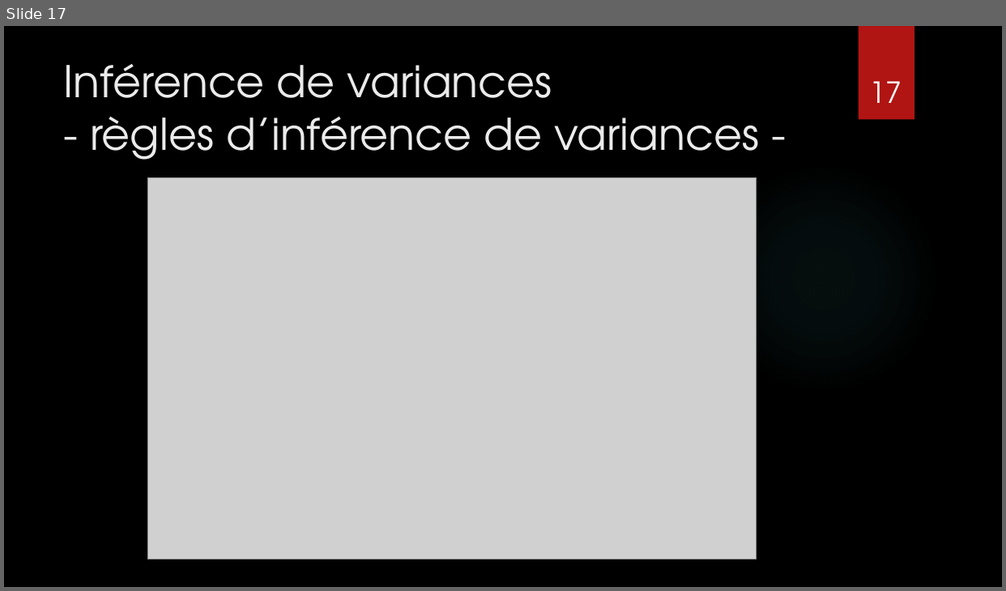
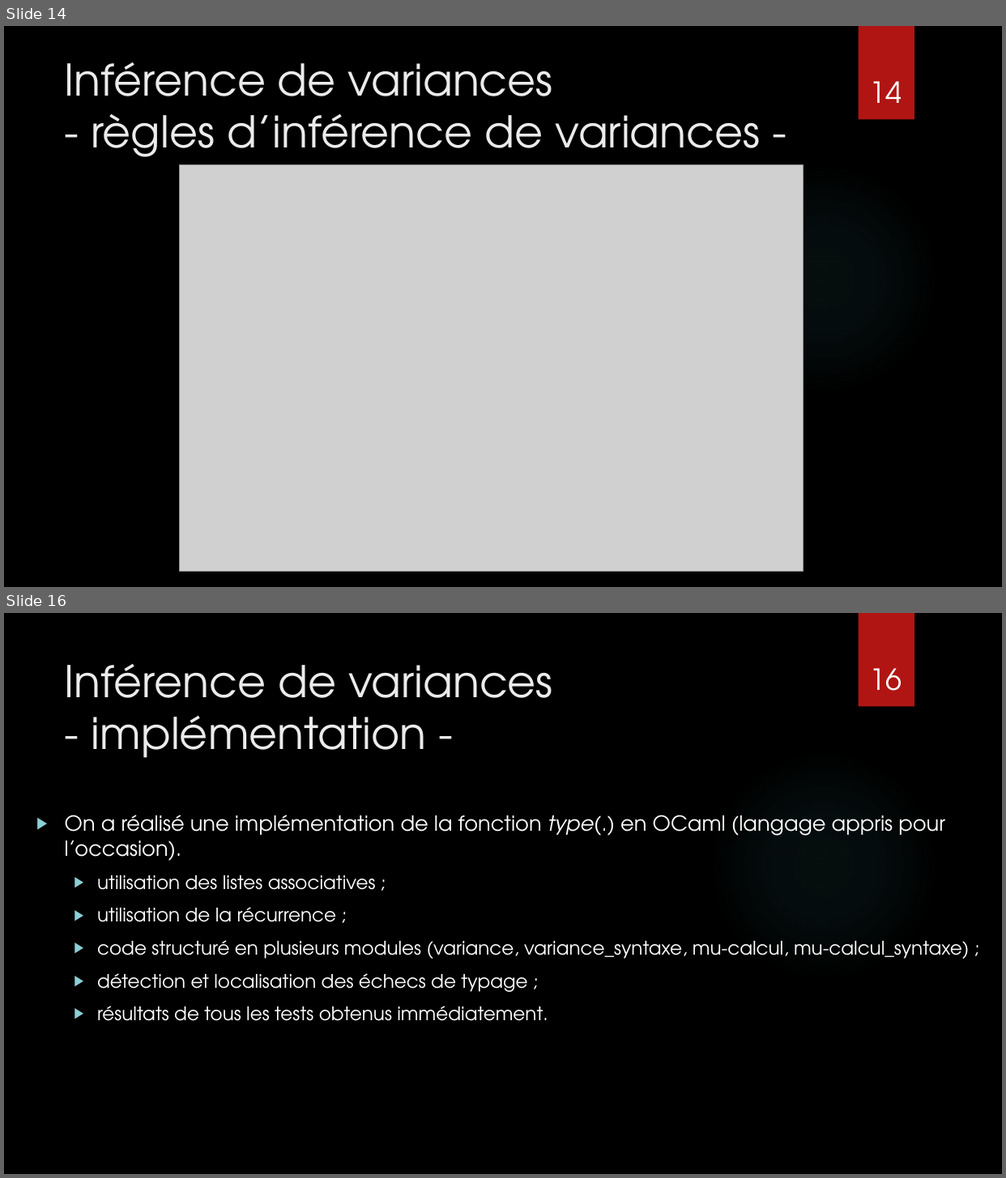
Before and after one commit to CamilleBonnin/TER-S3-Typing-the-higher-order-polyadic-mu-calculus, a slide deck: Presentation/TER_M2_presentation.pptx. Shown one above the other, each under a label of ours: slide 17 before the commit, slides 14 and 16 after it; the slides between them are not shown. The pictures are 1006x591 and 1006x1178 pixels, drawn with LibreOffice and Linux fonts; fonts in the diff are those of the drawing; grey boxes stand for pictures; background and template pictures are left out. Boxes give left, top, right and bottom in pixels: in the first picture for what was removed or moved away, otherwise in the second. Text is boxed around its words. In the diff, an @@ line names an element or a change of style, - is before the commit and + after.

```diff
--- a/Presentation/TER_M2_presentation.pptx
+++ b/Presentation/TER_M2_presentation.pptx
@@ slide 16 added at bbox=[4, 613, 1002, 1174], background picture (left out); not listed: 2 template elements that a slide beside it also shows @@
@@ title added at bbox=[65, 664, 553, 758], 42 pt, text #EBEBEB @@
+Inférence de variances
+- implémentation -
@@ page number added at bbox=[870, 668, 902, 691], 28 pt, text #FFFFFF @@
+16
@@ text added at bbox=[65, 815, 969, 1021], 18 pt, text #FFFFFF @@
+▶ On a réalisé une implémentation de la fonction type(.) en OCaml (langage appris pour l’occasion).
+  ▶ utilisation des listes associatives ;
+  ▶ utilisation de la récurrence ;
+  ▶ code structuré en plusieurs modules (variance, variance_syntaxe, mu-calcul, mu-calcul_syntaxe) ;
+  ▶ détection et localisation des échecs de typage ;
+  ▶ résultats de tous les tests obtenus immédiatement.
@@ what was slide 17 is now slide 14 @@
@@ slide 14 changed as well @@
@@ title "Inférence de variances - règles ..." rewrapped from bbox=[63, 64, 759, 160] to bbox=[64, 62, 761, 168] @@
@@ page number at bbox=[870, 81, 902, 103]: text changed @@
-17
+14
@@ picture: place and size @@
-picture at bbox=[147, 178, 757, 560]
+picture at bbox=[179, 165, 803, 572]
```
Also in this commit, not shown: 9 other slides changed, 8 other slides added, 12 slides removed, 4 other files.
